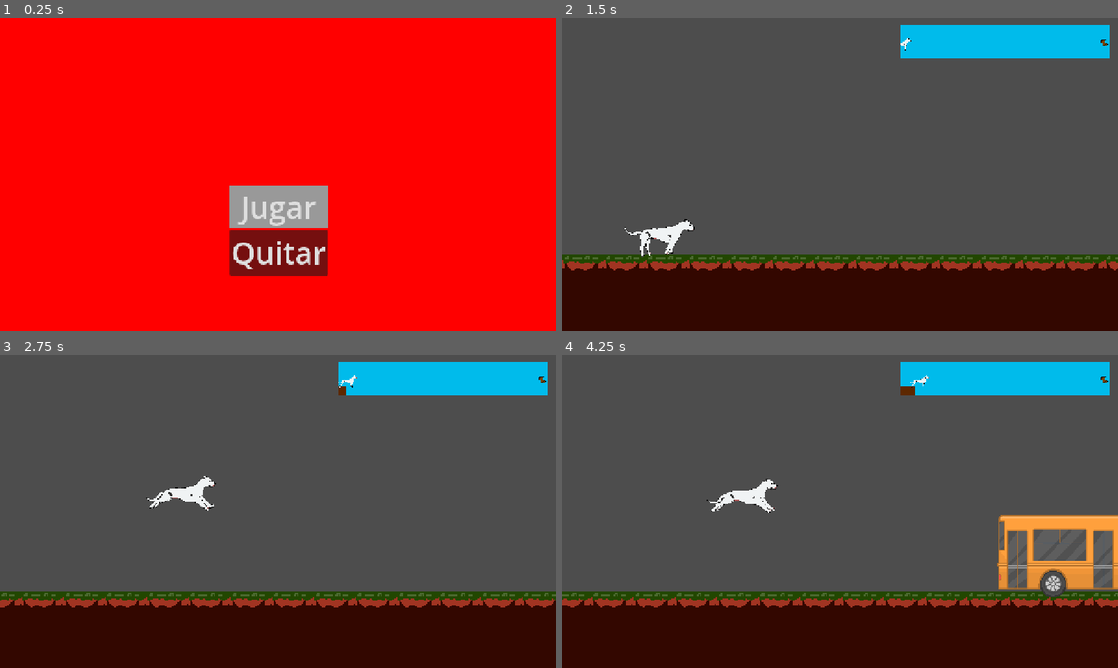
Above: before the commit, frames 1-4 (two rows, left to right).
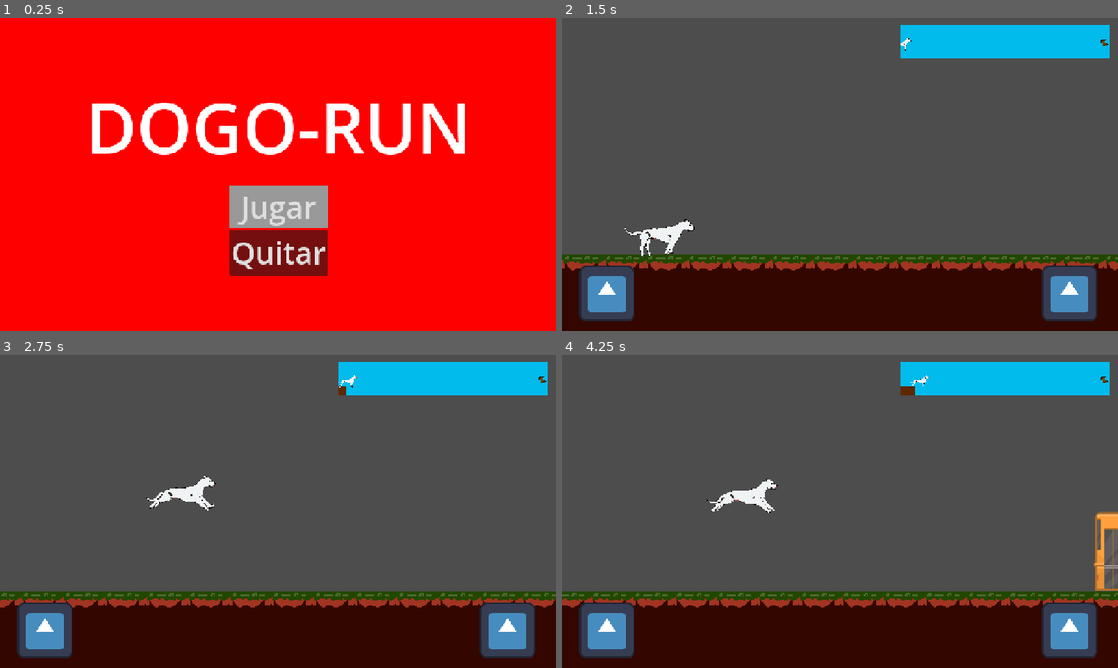
Above: after the commit, the same moments.

Repository: TheLuck12/DogoRun
Game: Godot game, scene res://Escena/menu.tscn
Two runs of this game, one before a commit and one after it. Both use one fixed random seed, a clock stepped at 60 frames per second and the inputs below. The engine's default icon, where the game draws it, is replaced by a stand-in: a white triangle on a blue panel in a dark square.
Inputs:
- Up to frame 1 (0.25 s): no input
- Up to frame 2 (1.5 s): click "Jugar" at 0.5 s; click "1" at 1.25 s
- Up to frame 3 (2.75 s): tap Down (Caer) at 2.1 s; tap Up (Saltar) at 2.27, 2.3, 2.57 s
- Up to frame 4 (4.25 s): tap Up (Saltar) at 2.85, 3.02, 3.32, 3.8 s; tap Down (Caer) at 3.05, 3.6 s

The runs differ from the first frame. In frame 1, 4.5% of the frame differs, in the area x 16-84%, y 27-44%; in frame 2, 3.5%; in frame 3, 3.5%; in frame 4, 6.6%, in the area x 3-100%, y 50-97%.

Commit message:
termine el prototipo de 3 niveles

Diff:
--- a/Escena/nivel.tscn
+++ b/Escena/Niveles/nivel.tscn
@@ -1,9 +1,11 @@
-[gd_scene load_steps=9 format=3 uid="uid://dso2lp2f733xt"]
+[gd_scene load_steps=11 format=3 uid="uid://dso2lp2f733xt"]
 
 [ext_resource type="Texture2D" uid="uid://f4j5hrwf0bd4" path="res://Arte/TilePlataformaSuelo.png" id="1_6ytlt"]
 [ext_resource type="Script" uid="uid://bnvyd0ckmyyab" path="res://Scripts/nivel.gd" id="1_ij3rq"]
 [ext_resource type="PackedScene" uid="uid://bcdxy02n2up7v" path="res://Escena/jugador.tscn" id="1_re4s4"]
-[ext_resource type="PackedScene" uid="uid://bs3c03h3v5l6a" path="res://Escena/nivel_1.tscn" id="2_nuv4m"]
+[ext_resource type="PackedScene" uid="uid://bs3c03h3v5l6a" path="res://Escena/Niveles/nivel_1.tscn" id="2_nuv4m"]
+[ext_resource type="PackedScene" uid="uid://piqe1xe4i55h" path="res://Escena/Niveles/nivel_2.tscn" id="3_c0pia"]
+[ext_resource type="PackedScene" uid="uid://cba5wu185d5o1" path="res://Escena/Niveles/nivel_3.tscn" id="4_2sfly"]
 [ext_resource type="PackedScene" uid="uid://blbrhdkmb00ge" path="res://Escena/interfaz.tscn" id="10_nuv4m"]
 
 [sub_resource type="TileSetAtlasSource" id="TileSetAtlasSource_kmxtv"]
@@ -40,6 +42,8 @@
 [node name="Nivel" type="Node2D" groups=["Nivel"]]
 script = ExtResource("1_ij3rq")
 nivel1 = ExtResource("2_nuv4m")
+nivel2 = ExtResource("3_c0pia")
+nivel3 = ExtResource("4_2sfly")
 metadata/_edit_vertical_guides_ = [30184.0]
 metadata/_edit_horizontal_guides_ = [560.0]
 
@@ -64,6 +68,7 @@
 one_way_collision_margin = 35.6
 
 [node name="Jugador" parent="." instance=ExtResource("1_re4s4")]
+top_level = true
 position = Vector2(128, 496)
 scale = Vector2(-0.503, 0.5)
 
--- a/Escena/nivel_1.tscn
+++ b/Escena/Niveles/nivel_1.tscn
@@ -1,56 +1,55 @@
 [gd_scene load_steps=6 format=3 uid="uid://bs3c03h3v5l6a"]
 
-[ext_resource type="PackedScene" uid="uid://b1op76fi6ecrv" path="res://Escena/obstaculo_2.tscn" id="1_jmg74"]
-[ext_resource type="PackedScene" uid="uid://dlkxpwy0sdxy8" path="res://Escena/enemigo1.tscn" id="2_0aman"]
-[ext_resource type="PackedScene" uid="uid://djnfgbyrp0knr" path="res://Escena/obstaculo_3.tscn" id="2_wwfy2"]
-[ext_resource type="PackedScene" uid="uid://hiq8v640fdkr" path="res://Escena/mov_obs_3.tscn" id="3_dfqce"]
+[ext_resource type="PackedScene" uid="uid://b1op76fi6ecrv" path="res://Escena/Obstaculos/obstaculo_2.tscn" id="1_jmg74"]
+[ext_resource type="PackedScene" uid="uid://dlkxpwy0sdxy8" path="res://Escena/Obstaculos/enemigo1.tscn" id="2_0aman"]
+[ext_resource type="PackedScene" uid="uid://djnfgbyrp0knr" path="res://Escena/Obstaculos/obstaculo_3.tscn" id="2_wwfy2"]
+[ext_resource type="PackedScene" uid="uid://hiq8v640fdkr" path="res://Escena/Obstaculos/mov_obs_3.tscn" id="3_dfqce"]
 [ext_resource type="PackedScene" uid="uid://tbovlcygn17y" path="res://Escena/meta.tscn" id="4_dfqce"]
 
 [node name="Nivel1" type="Node2D"]
-scale = Vector2(0.920181, 0.835394)
-metadata/_edit_vertical_guides_ = [15212.0]
-metadata/_edit_horizontal_guides_ = [554.0]
+metadata/_edit_vertical_guides_ = [15216.0]
+metadata/_edit_horizontal_guides_ = [552.0]
 
 [node name="Colectivo" type="Node2D" parent="."]
-position = Vector2(63.0311, 124.492)
+position = Vector2(64, 32)
 
 [node name="Obstaculo2" parent="Colectivo" instance=ExtResource("1_jmg74")]
 position = Vector2(2573, 430)
 
 [node name="Obstaculo3" parent="Colectivo" instance=ExtResource("1_jmg74")]
-position = Vector2(3584.08, 429.737)
+position = Vector2(3488, 432)
 
 [node name="Obstaculo4" parent="Colectivo" instance=ExtResource("1_jmg74")]
 position = Vector2(6809.53, 429.737)
 
 [node name="Obstaculo5" parent="Colectivo" instance=ExtResource("1_jmg74")]
-position = Vector2(7852.8, 429.737)
+position = Vector2(7720, 432)
 
 [node name="Obstaculo6" parent="Colectivo" instance=ExtResource("1_jmg74")]
-position = Vector2(14982.9, 429.737)
+position = Vector2(14024, 432)
 
 [node name="Ciruja" type="Node2D" parent="."]
 
 [node name="Enemigo1" parent="Ciruja" instance=ExtResource("2_0aman")]
-position = Vector2(9725.26, 623.658)
+position = Vector2(9280, 528)
 
 [node name="Enemigo2" parent="Ciruja" instance=ExtResource("2_0aman")]
-position = Vector2(12082.4, 623.658)
+position = Vector2(10936, 528)
 
 [node name="Dron" type="Node2D" parent="."]
-position = Vector2(66.2913, 117.31)
+position = Vector2(72, 32)
 
 [node name="Obstaculo3" parent="Dron" instance=ExtResource("2_wwfy2")]
-position = Vector2(5358.73, 416.57)
+position = Vector2(5385.27, -136)
 
 [node name="MovObs3" parent="Dron" instance=ExtResource("3_dfqce")]
-position = Vector2(5358.73, 242.999)
+position = Vector2(5384, 242.999)
 
 [node name="Obstaculo4" parent="Dron" instance=ExtResource("2_wwfy2")]
-position = Vector2(13771.2, 450.087)
+position = Vector2(12016.1, 277.001)
 
 [node name="MovObs4" parent="Dron" instance=ExtResource("3_dfqce")]
-position = Vector2(13767.9, 242.999)
+position = Vector2(12016, 240)
 
 [node name="Meta" parent="." instance=ExtResource("4_dfqce")]
-position = Vector2(16731.5, 621.263)
+position = Vector2(15416, 504)
--- /dev/null
+++ b/Escena/Niveles/nivel_2.tscn
@@ -0,0 +1,62 @@
+[gd_scene load_steps=6 format=3 uid="uid://piqe1xe4i55h"]
+
+[ext_resource type="PackedScene" uid="uid://b1op76fi6ecrv" path="res://Escena/Obstaculos/obstaculo_2.tscn" id="1_hu7yi"]
+[ext_resource type="PackedScene" uid="uid://tbovlcygn17y" path="res://Escena/meta.tscn" id="1_xdxrl"]
+[ext_resource type="PackedScene" uid="uid://dlkxpwy0sdxy8" path="res://Escena/Obstaculos/enemigo1.tscn" id="2_fnebr"]
+[ext_resource type="PackedScene" uid="uid://djnfgbyrp0knr" path="res://Escena/Obstaculos/obstaculo_3.tscn" id="3_y1ift"]
+[ext_resource type="PackedScene" uid="uid://hiq8v640fdkr" path="res://Escena/Obstaculos/mov_obs_3.tscn" id="4_qs5py"]
+
+[node name="Nivel2" type="Node2D"]
+metadata/_edit_horizontal_guides_ = [552.0]
+metadata/_edit_vertical_guides_ = [15216.0]
+
+[node name="Colectivo" type="Node2D" parent="."]
+
+[node name="Obstaculo2" parent="Colectivo" instance=ExtResource("1_hu7yi")]
+position = Vector2(3425, 460)
+
+[node name="Obstaculo3" parent="Colectivo" instance=ExtResource("1_hu7yi")]
+position = Vector2(5692, 460)
+
+[node name="Obstaculo4" parent="Colectivo" instance=ExtResource("1_hu7yi")]
+position = Vector2(11723, 460)
+
+[node name="Obstaculo5" parent="Colectivo" instance=ExtResource("1_hu7yi")]
+position = Vector2(12275, 460)
+
+[node name="Obstaculo6" parent="Colectivo" instance=ExtResource("1_hu7yi")]
+position = Vector2(12834, 460)
+
+[node name="Ciruja" type="Node2D" parent="."]
+
+[node name="Enemigo1" parent="Ciruja" instance=ExtResource("2_fnebr")]
+position = Vector2(2194, 526)
+
+[node name="Enemigo2" parent="Ciruja" instance=ExtResource("2_fnebr")]
+position = Vector2(7168, 526)
+
+[node name="Enemigo3" parent="Ciruja" instance=ExtResource("2_fnebr")]
+position = Vector2(8976, 526)
+
+[node name="Enemigo4" parent="Ciruja" instance=ExtResource("2_fnebr")]
+position = Vector2(12712, 334)
+
+[node name="Enemigo5" parent="Ciruja" instance=ExtResource("2_fnebr")]
+position = Vector2(14472, 526)
+
+[node name="Dron" type="Node2D" parent="."]
+
+[node name="Obstaculo3" parent="Dron" instance=ExtResource("3_y1ift")]
+position = Vector2(4501, 262)
+
+[node name="MovObs3" parent="Dron" instance=ExtResource("4_qs5py")]
+position = Vector2(4501, 262)
+
+[node name="Obstaculo4" parent="Dron" instance=ExtResource("3_y1ift")]
+position = Vector2(10634, 262)
+
+[node name="MovObs4" parent="Dron" instance=ExtResource("4_qs5py")]
+position = Vector2(10634, 262)
+
+[node name="Meta" parent="." instance=ExtResource("1_xdxrl")]
+position = Vector2(15417, 504)
--- /dev/null
+++ b/Escena/Niveles/nivel_3.tscn
@@ -0,0 +1,94 @@
+[gd_scene load_steps=6 format=3 uid="uid://cba5wu185d5o1"]
+
+[ext_resource type="PackedScene" uid="uid://b1op76fi6ecrv" path="res://Escena/Obstaculos/obstaculo_2.tscn" id="1_3oug1"]
+[ext_resource type="PackedScene" uid="uid://dlkxpwy0sdxy8" path="res://Escena/Obstaculos/enemigo1.tscn" id="2_mm1jd"]
+[ext_resource type="PackedScene" uid="uid://djnfgbyrp0knr" path="res://Escena/Obstaculos/obstaculo_3.tscn" id="3_ed82y"]
+[ext_resource type="PackedScene" uid="uid://hiq8v640fdkr" path="res://Escena/Obstaculos/mov_obs_3.tscn" id="4_i2a8l"]
+[ext_resource type="PackedScene" uid="uid://tbovlcygn17y" path="res://Escena/meta.tscn" id="5_mm1jd"]
+
+[node name="Nivel3" type="Node2D"]
+metadata/_edit_horizontal_guides_ = [552.0]
+metadata/_edit_vertical_guides_ = [15216.0]
+
+[node name="Colectivo" type="Node2D" parent="."]
+
+[node name="Obstaculo2" parent="Colectivo" instance=ExtResource("1_3oug1")]
+position = Vector2(3352, 456)
+
+[node name="Obstaculo3" parent="Colectivo" instance=ExtResource("1_3oug1")]
+position = Vector2(8304, 456)
+
+[node name="Obstaculo4" parent="Colectivo" instance=ExtResource("1_3oug1")]
+position = Vector2(11914, 456)
+
+[node name="Obstaculo5" parent="Colectivo" instance=ExtResource("1_3oug1")]
+position = Vector2(13965, 456)
+
+[node name="Ciruja" type="Node2D" parent="."]
+
+[node name="Enemigo1" parent="Ciruja" instance=ExtResource("2_mm1jd")]
+position = Vector2(6792, 528)
+
+[node name="Enemigo2" parent="Ciruja" instance=ExtResource("2_mm1jd")]
+position = Vector2(11008, 528)
+
+[node name="Enemigo3" parent="Ciruja" instance=ExtResource("2_mm1jd")]
+position = Vector2(12621, 528)
+
+[node name="Dron" type="Node2D" parent="."]
+
+[node name="Obstaculo3" parent="Dron" instance=ExtResource("3_ed82y")]
+position = Vector2(1664, 376)
+Movimiento = 1
+
+[node name="MovObs3" parent="Dron" instance=ExtResource("4_i2a8l")]
+position = Vector2(1664, 296)
+
+[node name="Obstaculo5" parent="Dron" instance=ExtResource("3_ed82y")]
+position = Vector2(5008, 426)
+Movimiento = 1
+
+[node name="MovObs5" parent="Dron" instance=ExtResource("4_i2a8l")]
+position = Vector2(5008, 296)
+
+[node name="Obstaculo6" parent="Dron" instance=ExtResource("3_ed82y")]
+position = Vector2(5704, 352)
+
+[node name="MovObs6" parent="Dron" instance=ExtResource("4_i2a8l")]
+position = Vector2(5704, 296)
+
+[node name="Obstaculo7" parent="Dron" instance=ExtResource("3_ed82y")]
+position = Vector2(8704, 240)
+
+[node name="MovObs7" parent="Dron" instance=ExtResource("4_i2a8l")]
+position = Vector2(8704, 296)
+
+[node name="Obstaculo8" parent="Dron" instance=ExtResource("3_ed82y")]
+position = Vector2(9562, 484)
+Movimiento = 1
+
+[node name="MovObs8" parent="Dron" instance=ExtResource("4_i2a8l")]
+position = Vector2(9562, 296)
+
+[node name="Obstaculo9" parent="Dron" instance=ExtResource("3_ed82y")]
+position = Vector2(11190, 172)
+
+[node name="MovObs9" parent="Dron" instance=ExtResource("4_i2a8l")]
+position = Vector2(11190, 296)
+
+[node name="Obstaculo10" parent="Dron" instance=ExtResource("3_ed82y")]
+position = Vector2(13190, 172)
+Movimiento = 1
+
+[node name="MovObs10" parent="Dron" instance=ExtResource("4_i2a8l")]
+position = Vector2(13190, 296)
+
+[node name="Obstaculo11" parent="Dron" instance=ExtResource("3_ed82y")]
+position = Vector2(14389, 226)
+Movimiento = 1
+
+[node name="MovObs11" parent="Dron" instance=ExtResource("4_i2a8l")]
+position = Vector2(14389, 296)
+
+[node name="Meta" parent="." instance=ExtResource("5_mm1jd")]
+position = Vector2(15416, 504)
--- a/Escena/enemigo1.tscn
+++ b/Escena/Obstaculos/enemigo1.tscn
@@ -2,7 +2,7 @@
 
 [ext_resource type="Script" uid="uid://cy0j88ip65ljb" path="res://Scripts/enemigo.gd" id="1_1o23q"]
 [ext_resource type="Texture2D" uid="uid://cm5rdp15ihl3r" path="res://Arte/CANGREJITO caminata3.png" id="1_k4ee2"]
-[ext_resource type="PackedScene" uid="uid://boi68xbn2si2g" path="res://Escena/ObjetoTirable.tscn" id="2_5ulp1"]
+[ext_resource type="PackedScene" uid="uid://boi68xbn2si2g" path="res://Escena/Obstaculos/ObjetoTirable.tscn" id="2_5ulp1"]
 [ext_resource type="Texture2D" uid="uid://b6u878rr62gfw" path="res://Arte/CANGREJITO caminata 1.png" id="2_vrpao"]
 [ext_resource type="Texture2D" uid="uid://b6wqfh813dgn0" path="res://Arte/CANGREJITO caminata 2.png" id="3_aq3ox"]
 
--- /dev/null
+++ b/Escena/Obstaculos/obstaculo_2.tscn
@@ -0,0 +1,85 @@
+[gd_scene load_steps=15 format=3 uid="uid://b1op76fi6ecrv"]
+
+[ext_resource type="Script" uid="uid://bnx5lhqihtmaj" path="res://Scripts/obstaculo_2.gd" id="1_oll4i"]
+[ext_resource type="Texture2D" uid="uid://d4fjrvhgnlj7" path="res://Arte/Obstaculo2/Colectivo/-_Mobil_Bus_000.png" id="2_81u3a"]
+[ext_resource type="Texture2D" uid="uid://c623wkpgf5f4u" path="res://Arte/Obstaculo2/Colectivo/-_Mobil_Bus_001.png" id="3_bd1lg"]
+[ext_resource type="Texture2D" uid="uid://d0lkj3liiqfn0" path="res://Arte/Obstaculo2/Colectivo/-_Mobil_Bus_002.png" id="4_pkvf3"]
+[ext_resource type="Texture2D" uid="uid://bv54e0uixswhd" path="res://Arte/Obstaculo2/Colectivo/-_Mobil_Bus_003.png" id="5_um83s"]
+[ext_resource type="Texture2D" uid="uid://dja1ym8m821uu" path="res://Arte/Obstaculo2/Colectivo/-_Mobil_Bus_004.png" id="6_8ns7q"]
+[ext_resource type="Texture2D" uid="uid://4ni5a32sbgfk" path="res://Arte/Obstaculo2/Colectivo/-_Mobil_Bus_005.png" id="7_lhpa6"]
+[ext_resource type="Texture2D" uid="uid://5rodhsvj3bo2" path="res://Arte/Obstaculo2/Colectivo/-_Mobil_Bus_006.png" id="8_w8kql"]
+[ext_resource type="Texture2D" uid="uid://d10hww881t4bq" path="res://Arte/Obstaculo2/Colectivo/-_Mobil_Bus_007.png" id="9_gcv2d"]
+[ext_resource type="Texture2D" uid="uid://2gaahol0lanf" path="res://Arte/Obstaculo2/Colectivo/-_Mobil_Bus_008.png" id="10_diucd"]
+[ext_resource type="Texture2D" uid="uid://bikl7ip6oioyc" path="res://Arte/Obstaculo2/Colectivo/-_Mobil_Bus_009.png" id="11_8awhw"]
+
+[sub_resource type="PhysicsMaterial" id="PhysicsMaterial_jovj6"]
+friction = 0.0
+bounce = 0.2
+
+[sub_resource type="SpriteFrames" id="SpriteFrames_jndjp"]
+animations = [{
+"frames": [{
+"duration": 1.0,
+"texture": ExtResource("2_81u3a")
+}, {
+"duration": 1.0,
+"texture": ExtResource("3_bd1lg")
+}, {
+"duration": 1.0,
+"texture": ExtResource("4_pkvf3")
+}, {
+"duration": 1.0,
+"texture": ExtResource("5_um83s")
+}, {
+"duration": 1.0,
+"texture": ExtResource("6_8ns7q")
+}, {
+"duration": 1.0,
+"texture": ExtResource("7_lhpa6")
+}, {
+"duration": 1.0,
+"texture": ExtResource("8_w8kql")
+}, {
+"duration": 1.0,
+"texture": ExtResource("9_gcv2d")
+}, {
+"duration": 1.0,
+"texture": ExtResource("10_diucd")
+}, {
+"duration": 1.0,
+"texture": ExtResource("11_8awhw")
+}],
+"loop": true,
+"name": &"Colectivo",
+"speed": 23.0
+}]
+
+[sub_resource type="RectangleShape2D" id="RectangleShape2D_uk0x7"]
+size = Vector2(13.3333, 503.857)
+
+[node name="Obstaculo2" type="StaticBody2D"]
+position = Vector2(0, -2.38419e-07)
+scale = Vector2(0.35, 0.35)
+physics_material_override = SubResource("PhysicsMaterial_jovj6")
+script = ExtResource("1_oll4i")
+metadata/_edit_horizontal_guides_ = [208.0]
+
+[node name="AnimatedSprite2D" type="AnimatedSprite2D" parent="."]
+position = Vector2(-2.38419e-07, 0)
+scale = Vector2(0.875, 1)
+sprite_frames = SubResource("SpriteFrames_jndjp")
+animation = &"Colectivo"
+frame_progress = 0.170674
+
+[node name="Area2D" type="Area2D" parent="."]
+
+[node name="CollisionShape2D" type="CollisionShape2D" parent="Area2D"]
+position = Vector2(-631, -10.9286)
+scale = Vector2(1, 1)
+shape = SubResource("RectangleShape2D_uk0x7")
+
+[node name="CollisionPolygon2D" type="CollisionPolygon2D" parent="."]
+position = Vector2(-590, -219)
+polygon = PackedVector2Array(67.8947, -67.3158, 1145.79, -67.3158, 1263.68, -33.6316, -52.8572, -32.4286)
+
+[connection signal="area_entered" from="Area2D" to="." method="_on_area_2d_area_entered"]
--- a/Escena/interfaz.tscn
+++ b/Escena/interfaz.tscn
@@ -88,4 +88,14 @@
 position = Vector2(715, 54)
 texture = ExtResource("6_l3x6v")
 
+[node name="Saltar" type="TouchScreenButton" parent="."]
+position = Vector2(1104, 569)
+texture_normal = ExtResource("6_l3x6v")
+action = "Saltar"
+
+[node name="Caer" type="TouchScreenButton" parent="."]
+position = Vector2(39, 569)
+texture_normal = ExtResource("6_l3x6v")
+action = "Caer"
+
 [connection signal="timeout" from="Timer" to="." method="_on_timer_timeout"]
--- a/Escena/menu.tscn
+++ b/Escena/menu.tscn
@@ -160,6 +160,37 @@
 icon_alignment = 1
 expand_icon = true
 
+[node name="Button" type="Button" parent="."]
+layout_mode = 0
+offset_left = 1512.0
+offset_top = 622.0
+offset_right = 1676.0
+offset_bottom = 700.0
+theme_override_font_sizes/font_size = 51
+text = "Volver
+"
+
+[node name="Titulo" type="Label" parent="." groups=["Enemigo"]]
+layout_mode = 1
+anchors_preset = 8
+anchor_left = 0.5
+anchor_top = 0.5
+anchor_right = 0.5
+anchor_bottom = 0.5
+offset_left = -444.5
+offset_top = -222.5
+offset_right = 444.5
+offset_bottom = 222.5
+grow_horizontal = 2
+grow_vertical = 2
+theme_override_font_sizes/font_size = 161
+text = "DOGO-RUN
+"
+vertical_alignment = 2
+
 [connection signal="button_down" from="VBoxContainer/Button" to="." method="_on_button_button_down"]
 [connection signal="button_down" from="VBoxContainer/Button2" to="." method="_on_button_2_button_down"]
 [connection signal="button_down" from="VBoxContainer2/HBoxContainer/Nivel1" to="." method="_on_nivel_1_button_down"]
+[connection signal="button_down" from="VBoxContainer2/HBoxContainer/Nivel2" to="." method="_on_nivel_2_button_down"]
+[connection signal="button_down" from="VBoxContainer2/HBoxContainer/Nivel3" to="." method="_on_nivel_3_button_down"]
+[connection signal="button_down" from="Button" to="." method="ReposicionarTodo"]
--- a/Escena/obstaculo_2.tscn
+++ /dev/null
@@ -1,84 +0,0 @@
-[gd_scene load_steps=15 format=3 uid="uid://b1op76fi6ecrv"]
-
-[ext_resource type="Script" uid="uid://bnx5lhqihtmaj" path="res://Scripts/obstaculo_2.gd" id="1_okkqa"]
-[ext_resource type="Texture2D" uid="uid://d4fjrvhgnlj7" path="res://Arte/Obstaculo2/Colectivo/-_Mobil_Bus_000.png" id="2_aa0ot"]
-[ext_resource type="Texture2D" uid="uid://c623wkpgf5f4u" path="res://Arte/Obstaculo2/Colectivo/-_Mobil_Bus_001.png" id="3_typqv"]
-[ext_resource type="Texture2D" uid="uid://d0lkj3liiqfn0" path="res://Arte/Obstaculo2/Colectivo/-_Mobil_Bus_002.png" id="4_m6dfx"]
-[ext_resource type="Texture2D" uid="uid://bv54e0uixswhd" path="res://Arte/Obstaculo2/Colectivo/-_Mobil_Bus_003.png" id="5_xc3rf"]
-[ext_resource type="Texture2D" uid="uid://dja1ym8m821uu" path="res://Arte/Obstaculo2/Colectivo/-_Mobil_Bus_004.png" id="6_i6dg8"]
-[ext_resource type="Texture2D" uid="uid://4ni5a32sbgfk" path="res://Arte/Obstaculo2/Colectivo/-_Mobil_Bus_005.png" id="7_771og"]
-[ext_resource type="Texture2D" uid="uid://5rodhsvj3bo2" path="res://Arte/Obstaculo2/Colectivo/-_Mobil_Bus_006.png" id="8_tstgc"]
-[ext_resource type="Texture2D" uid="uid://d10hww881t4bq" path="res://Arte/Obstaculo2/Colectivo/-_Mobil_Bus_007.png" id="9_rxou1"]
-[ext_resource type="Texture2D" uid="uid://2gaahol0lanf" path="res://Arte/Obstaculo2/Colectivo/-_Mobil_Bus_008.png" id="10_w1x7g"]
-[ext_resource type="Texture2D" uid="uid://bikl7ip6oioyc" path="res://Arte/Obstaculo2/Colectivo/-_Mobil_Bus_009.png" id="11_baxdx"]
-
-[sub_resource type="PhysicsMaterial" id="PhysicsMaterial_jovj6"]
-friction = 0.0
-bounce = 0.2
-
-[sub_resource type="SpriteFrames" id="SpriteFrames_jndjp"]
-animations = [{
-"frames": [{
-"duration": 1.0,
-"texture": ExtResource("2_aa0ot")
-}, {
-"duration": 1.0,
-"texture": ExtResource("3_typqv")
-}, {
-"duration": 1.0,
-"texture": ExtResource("4_m6dfx")
-}, {
-"duration": 1.0,
-"texture": ExtResource("5_xc3rf")
-}, {
-"duration": 1.0,
-"texture": ExtResource("6_i6dg8")
-}, {
-"duration": 1.0,
-"texture": ExtResource("7_771og")
-}, {
-"duration": 1.0,
-"texture": ExtResource("8_tstgc")
-}, {
-"duration": 1.0,
-"texture": ExtResource("9_rxou1")
-}, {
-"duration": 1.0,
-"texture": ExtResource("10_w1x7g")
-}, {
-"duration": 1.0,
-"texture": ExtResource("11_baxdx")
-}],
-"loop": true,
-"name": &"Colectivo",
-"speed": 23.0
-}]
-
-[sub_resource type="RectangleShape2D" id="RectangleShape2D_uk0x7"]
-size = Vector2(13.3333, 493)
-
-[node name="Obstaculo2" type="StaticBody2D"]
-position = Vector2(0, -2.38419e-07)
-scale = Vector2(0.4, 0.4)
-physics_material_override = SubResource("PhysicsMaterial_jovj6")
-script = ExtResource("1_okkqa")
-metadata/_edit_horizontal_guides_ = [208.0]
-
-[node name="AnimatedSprite2D" type="AnimatedSprite2D" parent="."]
-position = Vector2(-2.38419e-07, 0)
-scale = Vector2(0.875, 1)
-sprite_frames = SubResource("SpriteFrames_jndjp")
-animation = &"Colectivo"
-frame_progress = 0.170674
-
-[node name="Area2D" type="Area2D" parent="."]
-
-[node name="CollisionShape2D" type="CollisionShape2D" parent="Area2D"]
-position = Vector2(-631, -5.5)
-shape = SubResource("RectangleShape2D_uk0x7")
-
-[node name="CollisionPolygon2D" type="CollisionPolygon2D" parent="."]
-position = Vector2(-590, -219)
-polygon = PackedVector2Array(67.8947, -67.3158, 1145.79, -67.3158, 1263.68, -33.6316, -66.8421, -33.6316)
-
-[connection signal="area_entered" from="Area2D" to="." method="_on_area_2d_area_entered"]
--- a/Scripts/interfaz.gd
+++ b/Scripts/interfaz.gd
@@ -1,7 +1,8 @@
 extends CanvasLayer
 @onready var Barra = $CanvasGroup/BarraProceso
+@onready var Animacion = $AnimationPlayer
 func _ready() -> void:
-	$AnimationPlayer.play("Barra")
+	Animacion.play("Barra")
 func _process(_delta: float) -> void:
 	DetenerTimer()
 func _on_timer_timeout() -> void:
@@ -9,11 +10,17 @@
 	Barra.value += 1
 	print(Global.timer)
 
-
+func TiempoBarra():
+	if Global.Nivel <= 5:
+		Barra.max_value = 30
+		Animacion.speed_scale = 2
+	else:
+		Barra.max_value = 60
+		Animacion.speed_scale = 1
 func DetenerTimer():
 	if Barra.value == 60:
 		$Timer.stop()
-		$AnimationPlayer.pause()
+		Animacion.pause()
 	elif Global.enJuego == false:
 		$Timer.stop()
-		$AnimationPlayer.pause()
+		Animacion.pause()
--- a/Scripts/menu.gd
+++ b/Scripts/menu.gd
@@ -1,17 +1,30 @@
 extends Control
 
 func IrANivel():
-	get_tree().change_scene_to_file("res://Escena/nivel.tscn")
+	get_tree().change_scene_to_file("res://Escena/Niveles/nivel.tscn")
 
 
 
 func _on_button_button_down() -> void:
 	$VBoxContainer2.global_position = Vector2(263,118)
-
+	$Titulo.global_position = Vector2(-1000, 0)
+	$Button.global_position = Vector2(8, 622)
+	$VBoxContainer.global_position = Vector2(-1000, 0)
 func _on_button_2_button_down() -> void:
 	get_tree().quit()
-
 
 func _on_nivel_1_button_down() -> void:
 	Global.Nivel = 1
 	IrANivel()
+
+func _on_nivel_2_button_down() -> void:
+	Global.Nivel = 2
+	IrANivel()
+
+func _on_nivel_3_button_down() -> void:
+	Global.Nivel = 3
+	IrANivel()
+
+
+func ReposicionarTodo() -> void:
+	get_tree().reload_current_scene()
--- a/Scripts/nivel.gd
+++ b/Scripts/nivel.gd
@@ -2,6 +2,7 @@
 #variables para instanciar Niveles
 @export var nivel1 : PackedScene
 @export var nivel2 : PackedScene
+@export var nivel3 : PackedScene
 
 func _ready() -> void:
 	CrearNivel()
@@ -23,7 +24,8 @@
 		InstanciarNivel(nivel1)
 	elif Global.Nivel == 2:
 		InstanciarNivel(nivel2)
-
+	elif Global.Nivel == 3:
+		InstanciarNivel(nivel3)
 func InstanciarNivel(Nivel):
 	var InsNivel = Nivel.instantiate()
 	InsNivel.global_position = Vector2.ZERO
--- a/Scripts/obstaculo_2.gd
+++ b/Scripts/obstaculo_2.gd
@@ -1,8 +1,12 @@
 extends StaticBody2D
+
+func _process(_delta: float) -> void:
+	if Global.enJuego == false:
+		$AnimatedSprite2D.stop()
 
 func _ready() -> void:
 	$AnimatedSprite2D.play("Colectivo")
+
 func _on_area_2d_area_entered(area: Area2D) -> void:
 	if area.is_in_group("PJ"):
 		Global.enJuego = false
-		$AnimatedSprite2D.stop()
--- a/Scripts/obstaculo_3.gd
+++ b/Scripts/obstaculo_3.gd
@@ -1,6 +1,6 @@
 extends Area2D
 
-var Movimiento = 0
+@export var Movimiento = 0
 
 
 
Renamed: Escena/ObjetoTirable.tscn -> Escena/Obstaculos/ObjetoTirable.tscn
Renamed: Escena/mov_obs_3.tscn -> Escena/Obstaculos/mov_obs_3.tscn
Not shown: 2 places in Escena/Obstaculos/obstaculo_3.tscn that only renumber resources
